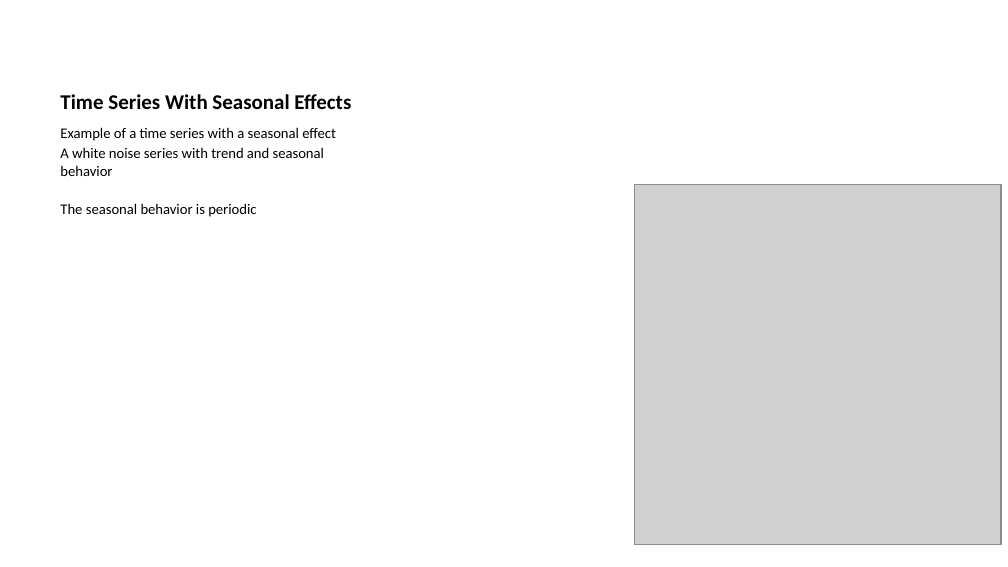
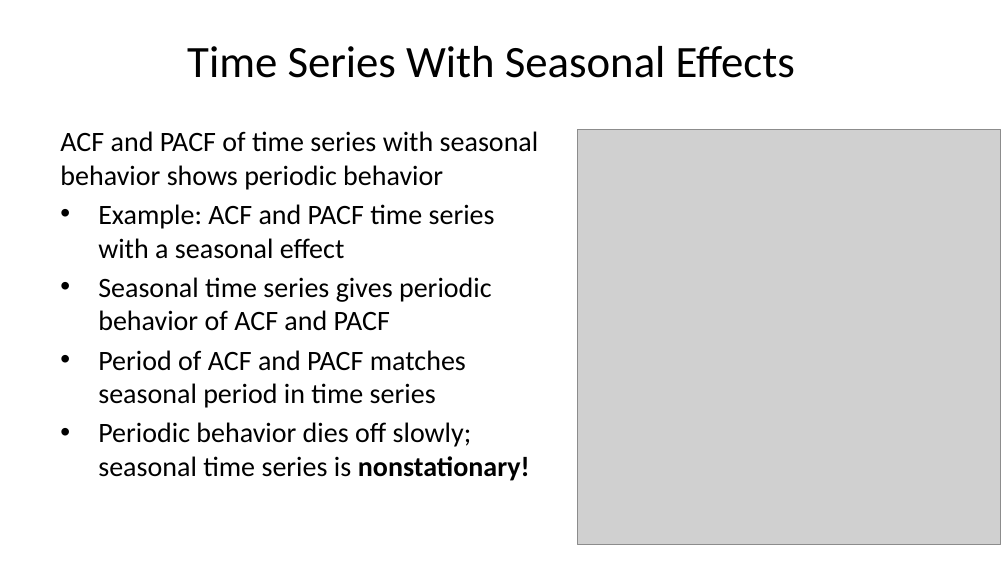
Before and after one commit to StephenElston/CSCI-E-83, a slide deck: slide 36 of LectureSlides/11_IntroductionToTimeSeries.pptx (slide 37 before the commit). Drawn at 1008x567 pixels with LibreOffice and Linux fonts; fonts in the diff are those of the drawing; grey boxes stand for pictures. Boxes give left, top, right and bottom in pixels: in the first picture for what was removed or moved away, otherwise in the second. Text is boxed around its words. In the diff, an @@ line names an element or a change of style, - is before the commit and + after.

```diff
--- a/LectureSlides/11_IntroductionToTimeSeries.pptx
+++ b/LectureSlides/11_IntroductionToTimeSeries.pptx
@@ title "Time Series With Seasonal Effects" at (187, 46, 795, 78): size 15 to 32 pt, bold off; alignment left to centre @@
@@ text at (60, 131, 539, 481): text changed; size 10.5 to 20 pt @@
-Example of a time series with a seasonal effect
-A white noise series with trend and seasonal behavior
-The seasonal behavior is periodic
+ACF and PACF of time series with seasonal behavior shows periodic behavior
+• Example: ACF and PACF time series with a seasonal effect
+• Seasonal time series gives periodic behavior of ACF and PACF
+• Period of ACF and PACF matches seasonal period in time series
+• Periodic behavior dies off slowly; seasonal time series is nonstationary!
@@ picture: place and size @@
-picture at (634, 184, 1001, 545)
+picture at (578, 129, 1001, 545)
```
Also in this commit, not shown: 10 other slides changed, 2 slides added, 1 slide removed.
